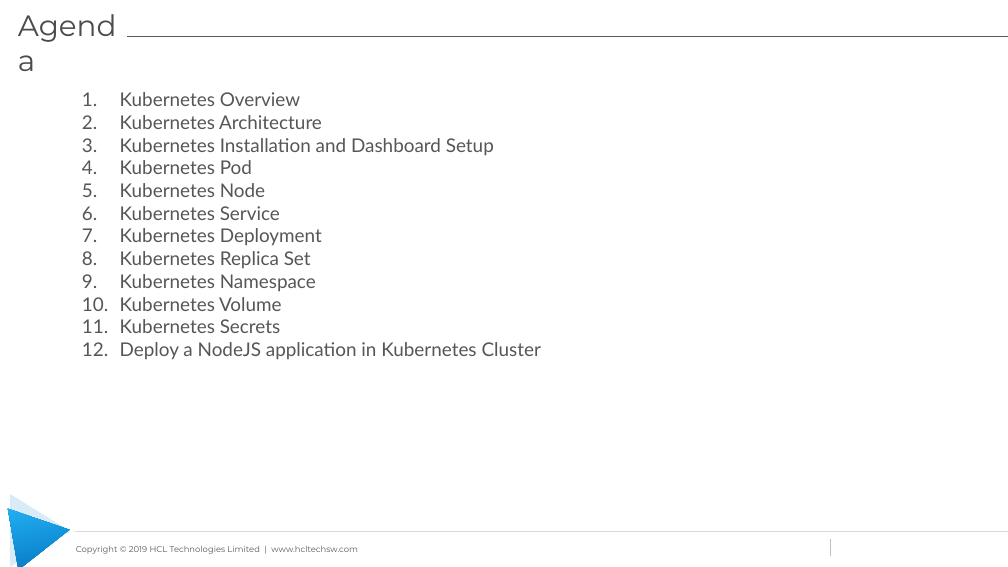
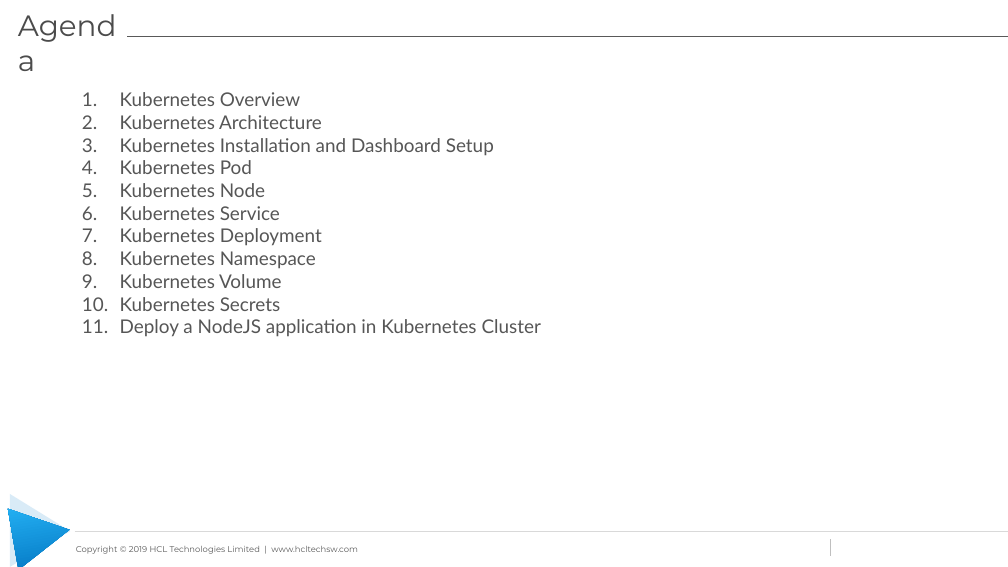
Before and after one commit to learning-zone/docker-and-kubernetes-basics, a slide deck: slide 2 of kubernetes-workshop-files/Kubernetes_Workshop.pptx. Drawn at 1008x567 pixels with LibreOffice and Linux fonts; fonts in the diff are those of the drawing; background and template pictures are left out. Boxes give left, top, right and bottom in pixels: in the first picture for what was removed or moved away, otherwise in the second. Text is boxed around its words. In the diff, an @@ line names an element or a change of style, - is before the commit and + after.

```diff
--- a/kubernetes-workshop-files/Kubernetes_Workshop.pptx
+++ b/kubernetes-workshop-files/Kubernetes_Workshop.pptx
@@ text at (x1=120, y1=251, x2=311, y2=268): paragraph removed @@
-8. Kubernetes Replica Set
```
Also in this commit, not shown: 3 other slides changed, 4 slides added, 3 slides removed.
